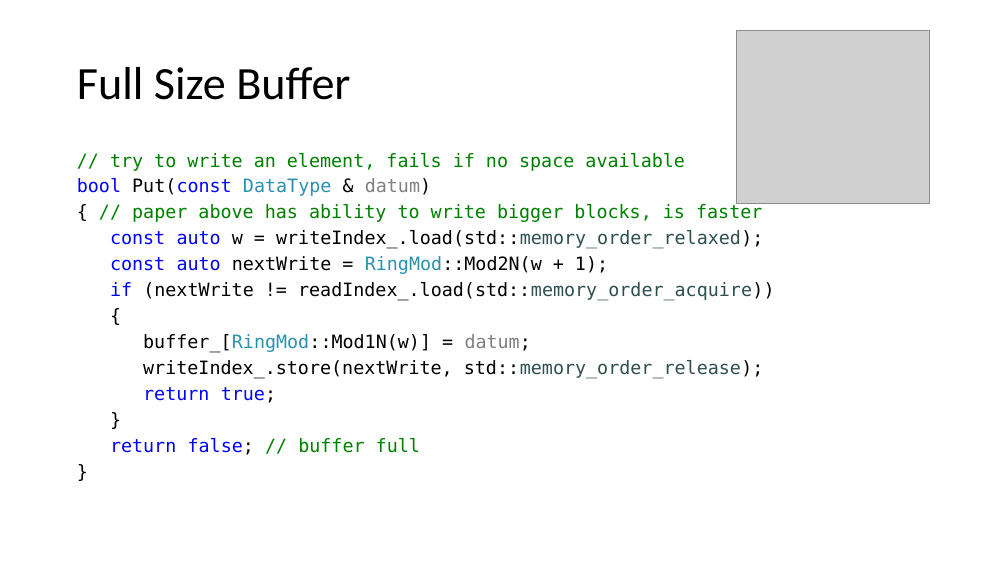
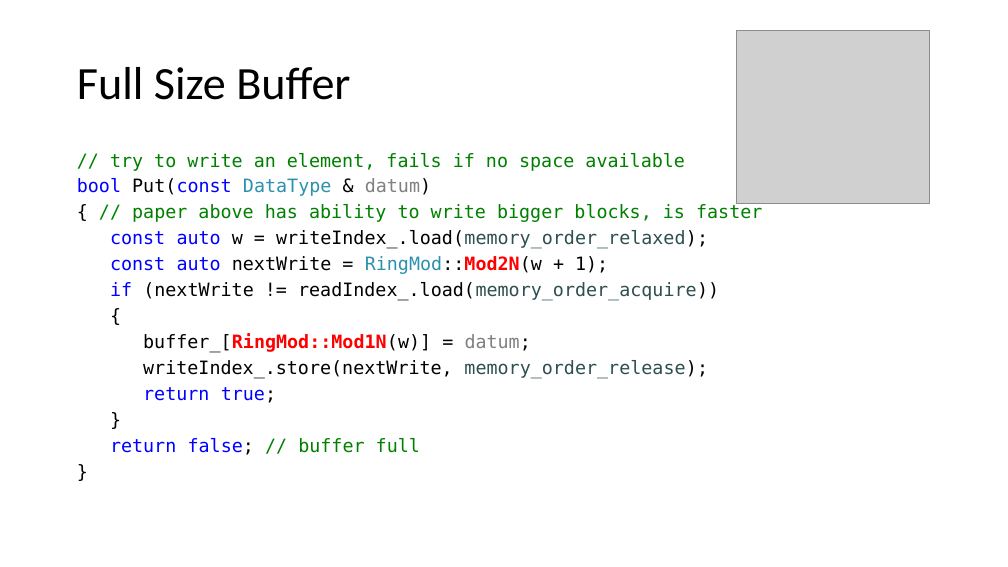
Before and after one commit to ChrisLomont/RingBuffer, a slide deck: slide 25 of Making a Ringbuffer.pptx (slide 24 before the commit). Drawn at 1008x567 pixels with LibreOffice and Linux fonts; fonts in the diff are those of the drawing; grey boxes stand for pictures. Boxes give left, top, right and bottom in pixels: in the first picture for what was removed or moved away, otherwise in the second. Text is boxed around its words. In the diff, an @@ line names an element or a change of style, - is before the commit and + after.

```diff
--- a/Making a Ringbuffer.pptx
+++ b/Making a Ringbuffer.pptx
@@ text at (110, 230, 708, 249): text changed @@
-const auto w = writeIndex_.load(std::memory_order_relaxed);
+const auto w = writeIndex_.load(memory_order_relaxed);
@@ text at (110, 256, 608, 352): text colour #000000 to #FF0000, bold on in "RingMod::Mod2N(w", "buffer_[RingMod::Mod1N(w)]"; text colour #2B91AF to #FF0000 in "buffer_[RingMod::Mod1N(w)]" @@
@@ text at (110, 282, 719, 301): text changed @@
-if (nextWrite != readIndex_.load(std::memory_order_acquire))
+if (nextWrite != readIndex_.load(memory_order_acquire))
@@ text at (143, 360, 708, 378): text changed @@
-writeIndex_.store(nextWrite, std::memory_order_release);
+writeIndex_.store(nextWrite, memory_order_release);
```
Also in this commit, not shown: 13 other slides changed, 2 slides added, 1 slide removed, 6 other files.
